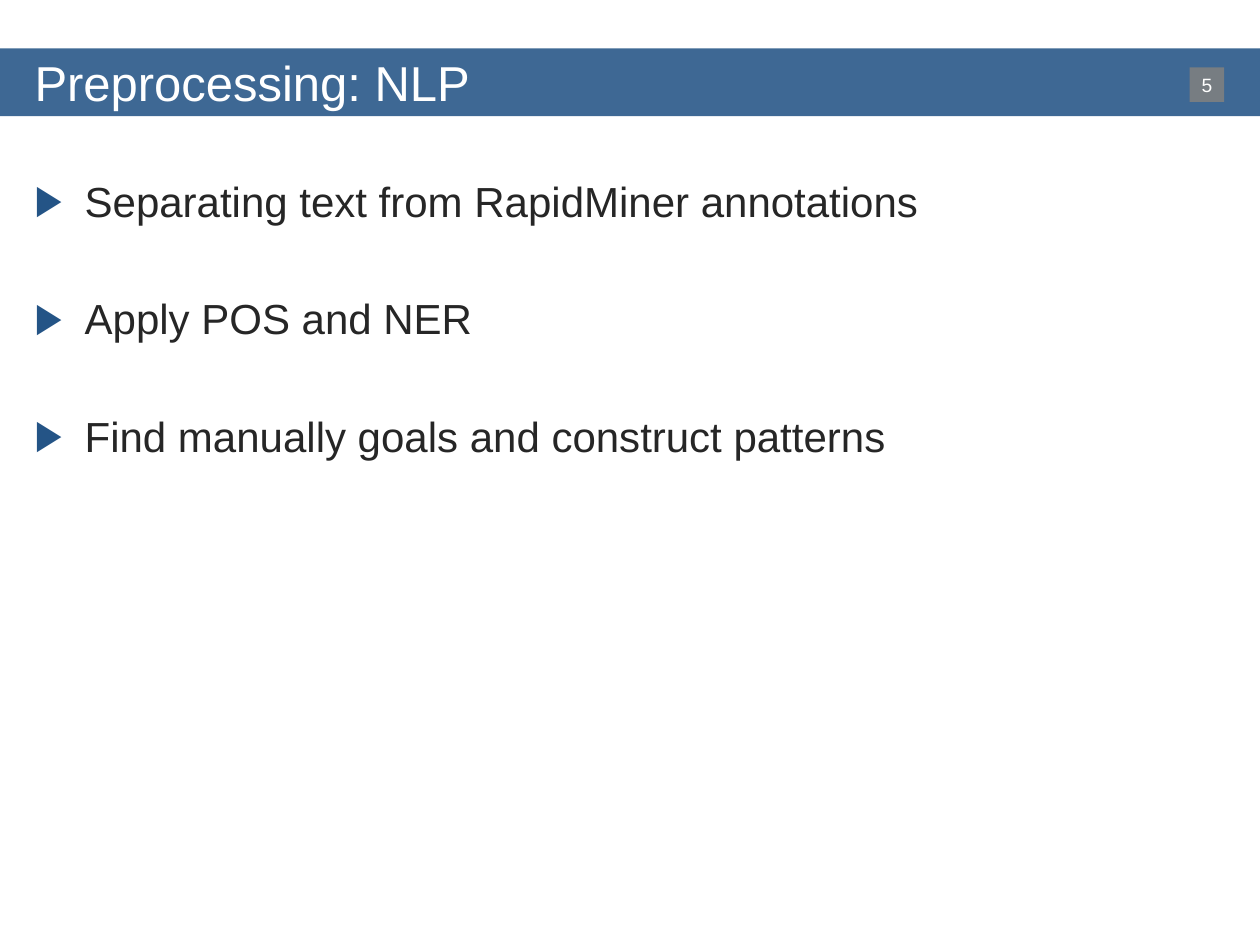
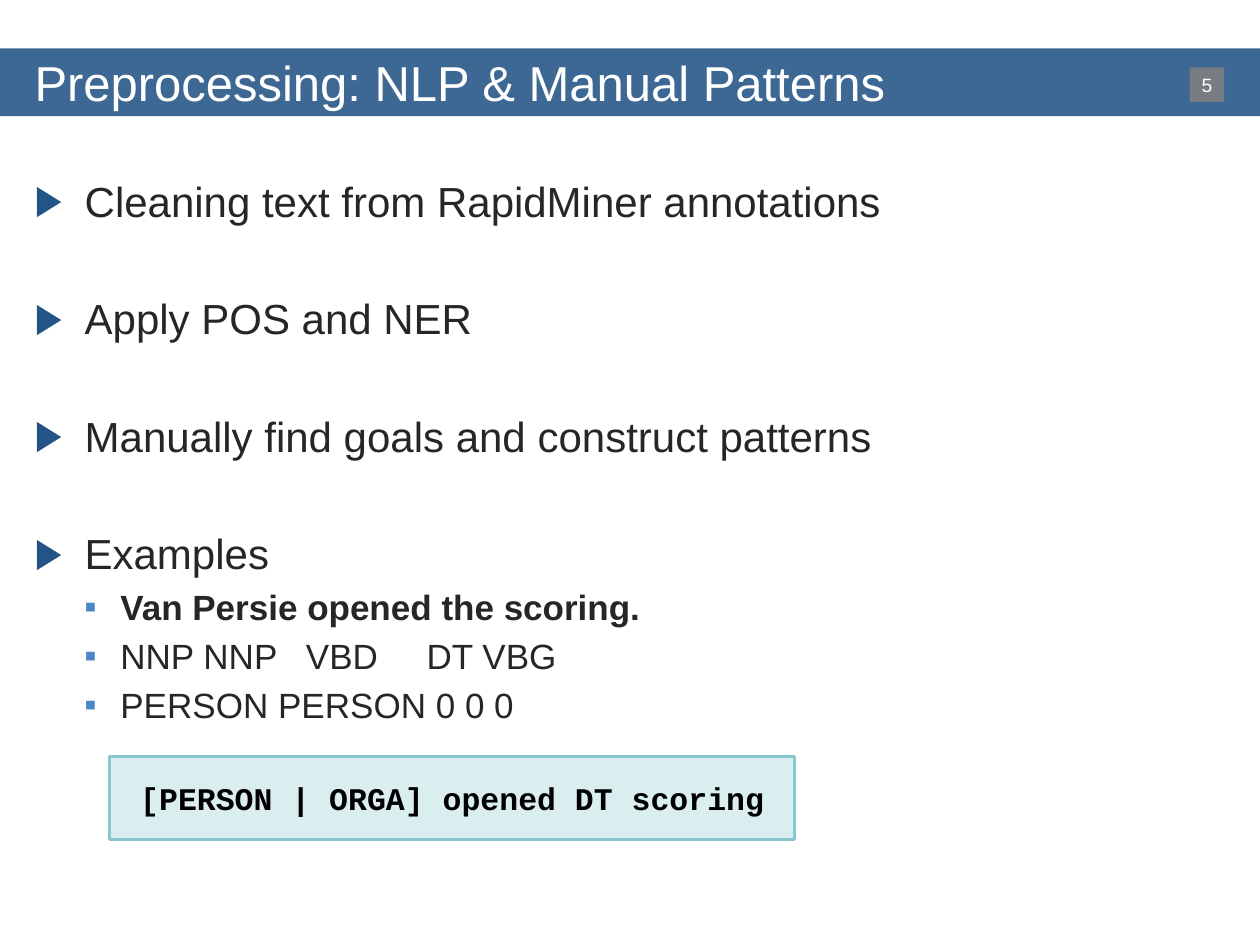
Before and after one commit to bequiet88/WebMining, a slide deck: slide 5 of LaTeX/Presentation/Presentation.pptx. Drawn at 1260x945 pixels with LibreOffice and Linux fonts; fonts in the diff are those of the drawing; background and template pictures are left out. Boxes give left, top, right and bottom in pixels: in the first picture for what was removed or moved away, otherwise in the second. Text is boxed around its words. In the diff, an @@ line names an element or a change of style, - is before the commit and + after.

Commit message:
updated presentation

```diff
--- a/LaTeX/Presentation/Presentation.pptx
+++ b/LaTeX/Presentation/Presentation.pptx
@@ title at <box>35,65,885,111</box>: text changed @@
-Preprocessing: NLP
+Preprocessing: NLP & Manual Patterns
@@ text at <box>85,186,880,225</box>: text changed @@
-▶ Separating text from RapidMiner annotations
+▶ Cleaning text from RapidMiner annotations
@@ text at <box>85,421,872,719</box>: text changed; size 24 to 20 pt @@
-▶ Find manually goals and construct patterns
+▶ Manually find goals and construct patterns
+▶ Examples
+  ▪ Van Persie opened the scoring.
+  ▪ NNP NNP VBD DT VBG
+  ▪ PERSON PERSON 0 0 0
@@ rectangle added at <box>110,756,795,839</box>, fill #DAEDEF, outline #8AC6CD 1.5 pt, 18 pt, text #000000, bold @@
+[PERSON | ORGA] opened DT scoring
```
Also in this commit, not shown: 6 other slides changed, 1 other file.
